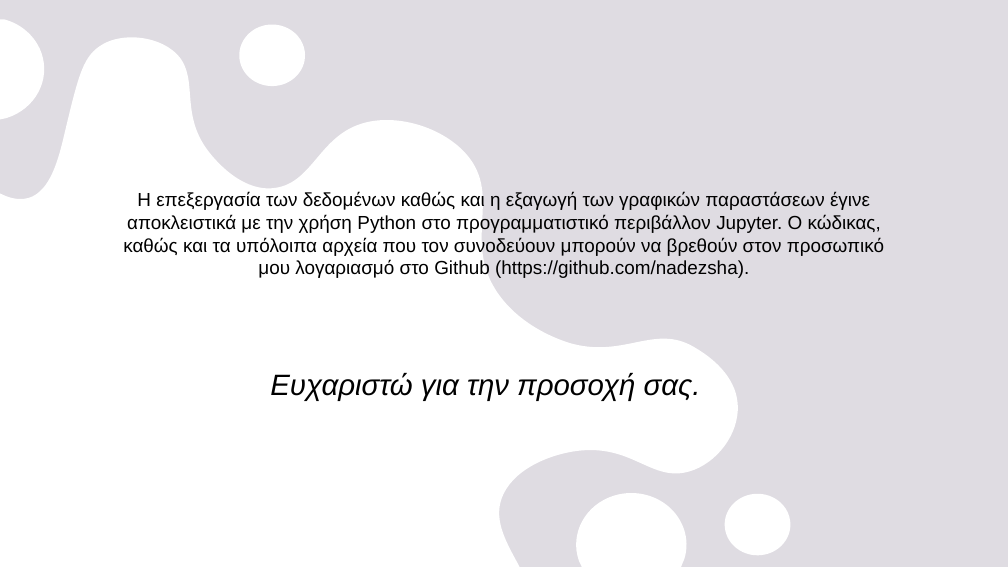
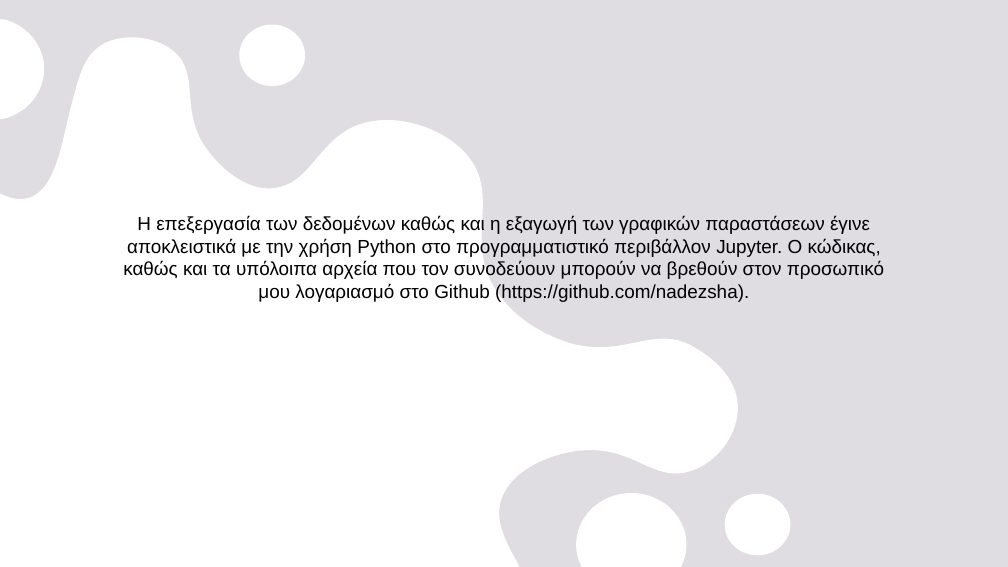
Before and after one commit to nadezsha/MSc---Applied-Meteorology-and-Environmental-Physics, a slide deck: slide 32 of Radiation and Atmosphere Interaction/Report 0/ΕργασίαΜηδέν.pptx (slide 27 before the commit). Drawn at 1008x567 pixels with LibreOffice and Linux fonts; fonts in the diff are those of the drawing. Boxes give left, top, right and bottom in pixels: in the first picture for what was removed or moved away, otherwise in the second. Text is boxed around its words. In the diff, an @@ line names an element or a change of style, - is before the commit and + after.

Commit message:
finished!

```diff
--- a/Radiation and Atmosphere Interaction/Report 0/ΕργασίαΜηδέν.pptx
+++ b/Radiation and Atmosphere Interaction/Report 0/ΕργασίαΜηδέν.pptx
@@ text "Η επεξεργασία των δεδομένων καθώς ...": place and size @@
-text "Η επεξεργασία των δεδομένων καθώς ..." at [123, 192, 884, 278]
+text "Η επεξεργασία των δεδομένων καθώς ..." at [123, 215, 884, 302]
@@ text removed at [270, 373, 701, 401] @@
-Ευχαριστώ για την προσοχή σας.
```
Also in this commit, not shown: 5 slides added.
